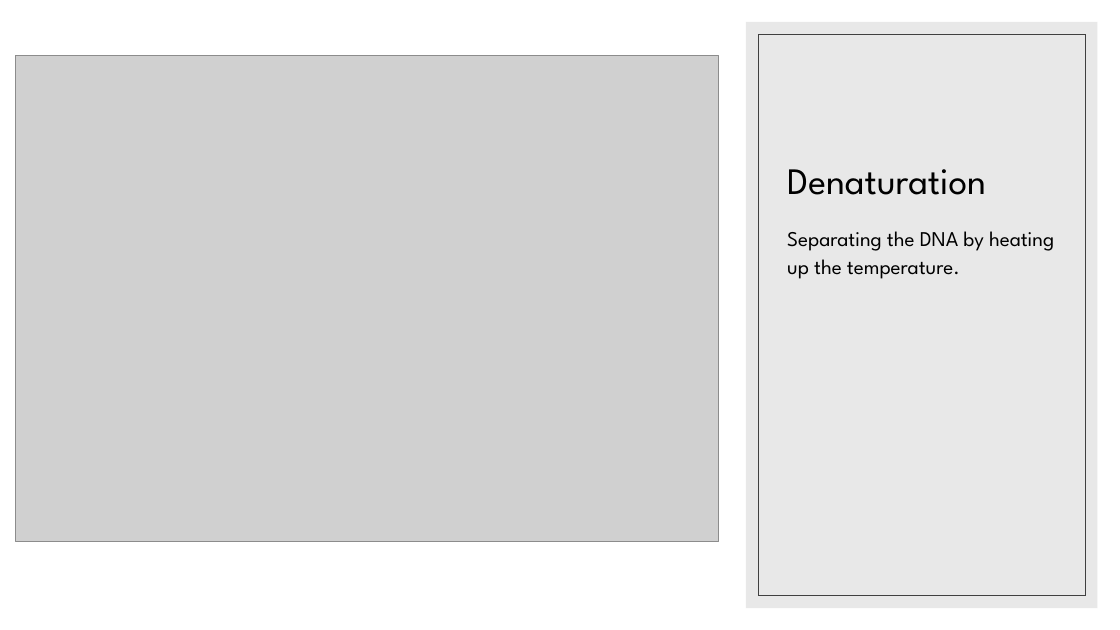
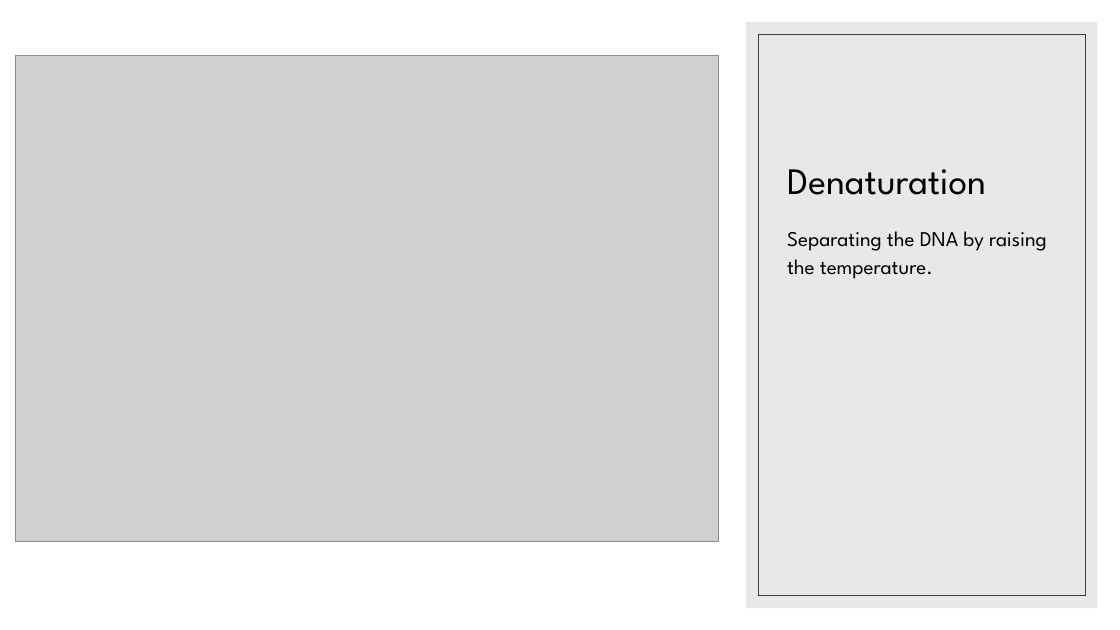
Before and after one commit to AlikanakelaKarwowski/Project-1-Group-8, a slide deck: slide 5 of PCR in Python.pptx. Drawn at 1120x630 pixels with LibreOffice and Linux fonts; fonts in the diff are those of the drawing; grey boxes stand for pictures. Boxes give left, top, right and bottom in pixels: in the first picture for what was removed or moved away, otherwise in the second. Text is boxed around its words. In the diff, an @@ line names an element or a change of style, - is before the commit and + after.

```diff
--- a/PCR in Python.pptx
+++ b/PCR in Python.pptx
@@ text at (x1=787, y1=231, x2=1047, y2=279): text changed @@
-Separating the DNA by heating up the temperature.
+Separating the DNA by raising the temperature.
```
Also in this commit, not shown: 5 other slides changed, 1 slide removed.
